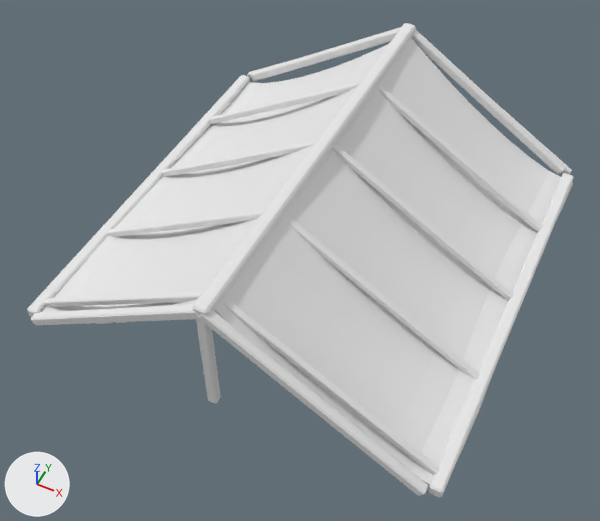
The FBX model Unity/Assets/Art_Reboot/Kit/Models/Roof_Gable.fbx: old version first, new version second.
Both versions are drawn from a 50 mm lens placed at (5.04, -11.03, 13.13), pointed at (0.03, -1.02, 0.62). Arrows for +X, +Y and +Z are at lower left; the lights stay in place. The older version comes first. Vertices at exactly the same position are counted once.

Names of what the first picture shows: 'Roof_Gable'.
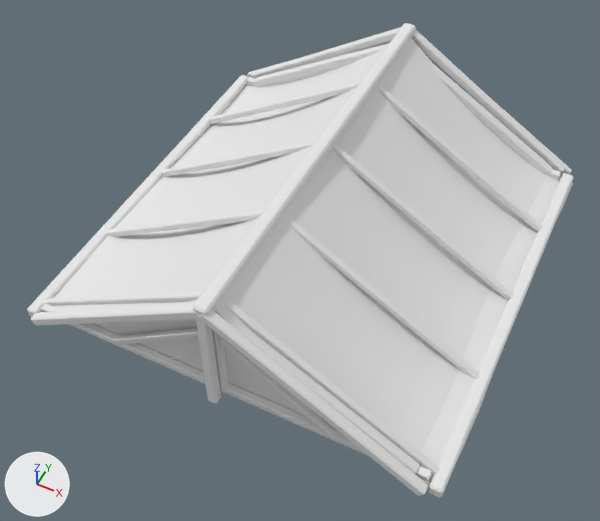
Where the change shows, as pixel boxes [x1, y1, x2, y2] in the pictures (600 x 521 px):
part 1 of me_roof_gable, added
    after: [212, 330, 228, 392]
part 2 of me_roof_gable, added
    after: [114, 328, 198, 345]
part 3 of me_roof_gable, added
    after: [217, 335, 336, 438]
part 4 of me_roof_gable, added
    after: [41, 304, 432, 481]
part 5 of me_roof_gable, added
    after: [48, 302, 189, 312]
part 6 of me_roof_gable, added
    after: [238, 325, 420, 474]
part 7 of me_roof_gable, added
    after: [247, 77, 561, 180]
part 8 of me_roof_gable, added
    after: [254, 43, 389, 87]
part 9 of me_roof_gable, added
    after: [430, 63, 552, 175]
part 10 of me_roof_gable, added
    after: [95, 319, 421, 466]
part 11 of me_roof_gable, added
    after: [265, 66, 528, 162]

What changed in the scene script:
```text
Change me_roof_gable:
    used by ob_roof_gable; location = (0.0, 0.0, 0.0)
    verts and faces of me_roof_gable; kept vertices keep their numbers, new ones are numbered from 1696
    remove me_roof_gable.from_pydata(...)  # 1696 vertices, 1444 faces; spans x -4.35..4.35, y -4.51..4.56, z 0.0..2.93
    add me_roof_gable.from_pydata(...)  # 1990 vertices, 1758 faces; spans x -4.35..4.35, y -4.51..4.56, z 0.0..2.93
    me_roof_gable part 1: the loose piece of 24 vertices spanning x -0.09..0.09, y -4.5..-4.31, z 0.24..2.79 is copied, and the copy is scaled about its middle by (1.16, -1.16, -0.898), then moved by (0.0, 0.25, -0.09); it spans x -0.11..0.11, y -4.27..-4.05, z 0.28..2.58
    me_roof_gable part 2: the loose piece of 24 vertices spanning x -4.07..0.04, y -4.51..-4.31, z 0.19..2.86 is copied, and the copy is scaled about its middle by (0.562, 0.65, 0.652), then moved by (0.88, 0.23, -0.35); it spans x -2.3..0.03, y -4.25..-4.12, z 0.31..2.04
    me_roof_gable part 3: the loose piece of 24 vertices spanning x -0.04..4.07, y -4.51..-4.31, z 0.19..2.86 is copied, and the copy is scaled about its middle by (0.562, 0.65, 0.652), then moved by (-0.88, 0.23, -0.35); it spans x -0.03..2.3, y -4.25..-4.12, z 0.31..2.04
    me_roof_gable part 4: a new loose piece of 24 vertices spanning x -4.03..4.03, y -4.23..-4.07, z 0.24..0.4, in mat_kit_surface (white #e7e7e7)
    me_roof_gable part 5: a new loose piece of 24 vertices spanning x -3.82..-0.1, y -4.27..-4.06, z 0.26..2.55, in mat_kit_surface (white #e7e7e7)
    me_roof_gable part 6: a new loose piece of 24 vertices spanning x 0.1..3.82, y -4.27..-4.06, z 0.26..2.55, in mat_kit_surface (white #e7e7e7)
    me_roof_gable part 7: a new loose piece of 24 vertices spanning x -4.03..4.03, y 4.07..4.23, z 0.24..0.4, in mat_kit_surface (white #e7e7e7)
    me_roof_gable part 8: a new loose piece of 24 vertices spanning x -3.82..-0.1, y 4.06..4.27, z 0.26..2.55, in mat_kit_surface (white #e7e7e7)
    me_roof_gable part 9: a new loose piece of 24 vertices spanning x 0.1..3.82, y 4.06..4.27, z 0.26..2.55, in mat_kit_surface (white #e7e7e7)
    me_roof_gable part 10
    add verts[1696] = (-4.03, -4.07, 0.28)
    add verts[1697] = (4.03, -4.07, 0.28)  # pixel (431, 473)
    add verts[1698] = (0.0, -4.07, 2.63)
    add faces += [(1696, 1697, 1698)]
    me_roof_gable part 11
    add verts[1699] = (0.0, 4.07, 2.63)
    add verts[1700] = (4.03, 4.07, 0.28)  # pixel (558, 179)
    add verts[1701] = (-4.03, 4.07, 0.28)  # pixel (246, 83)
    add faces += [(1699, 1700, 1701)]
    other edits to the shape of me_roof_gable do not show in these pictures
```
